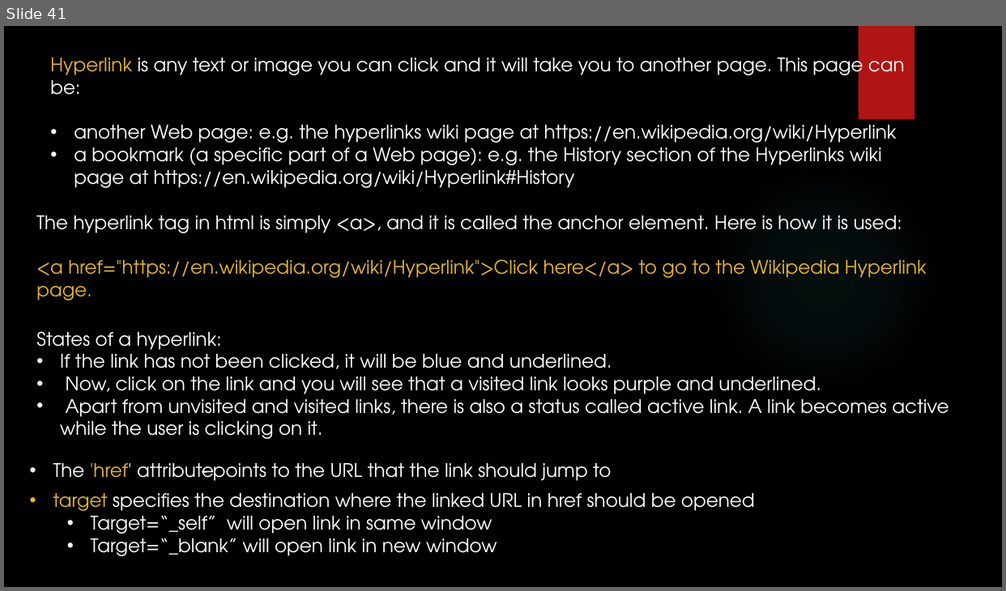
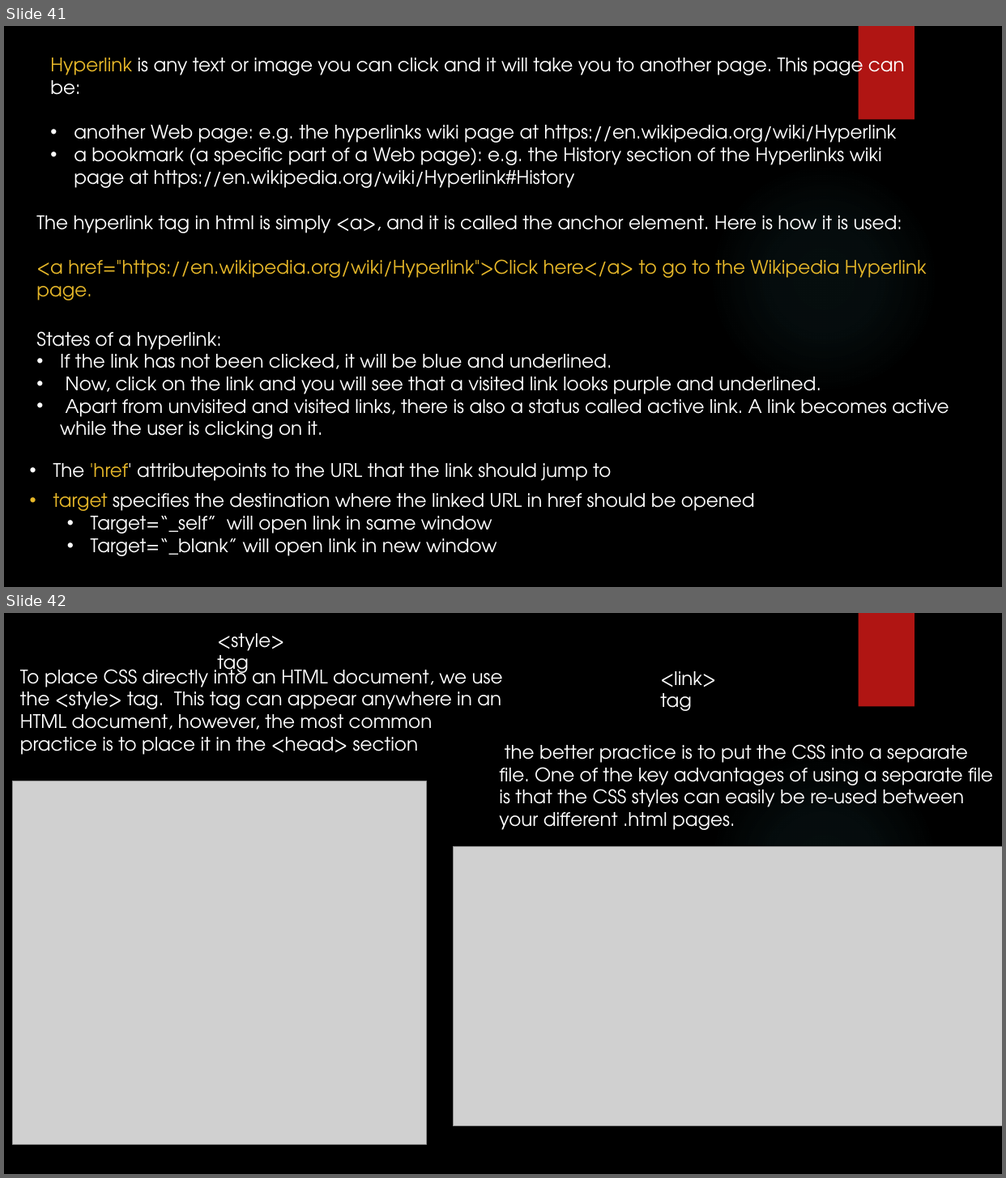
Before and after one commit to yogeshwar1996/HTML5CSS, a slide deck: Fundamentals of HTML and CSS.pptx. Shown one above the other, each under a label of ours: slide 41 before the commit, slides 41 and 42 after it. The pictures are 1006x591 and 1006x1178 pixels, drawn with LibreOffice and Linux fonts; fonts in the diff are those of the drawing; grey boxes stand for pictures; background and template pictures are left out. Boxes give left, top, right and bottom in pixels: in the first picture for what was removed or moved away, otherwise in the second. Text is boxed around its words. In the diff, an @@ line names an element or a change of style, - is before the commit and + after.

Commit message:
Link and style tag for css

```diff
--- a/Fundamentals of HTML and CSS.pptx
+++ b/Fundamentals of HTML and CSS.pptx
@@ slide 42 added at (4, 613, 1002, 1174), background picture (left out); not listed: 2 template elements that a slide beside it also shows @@
@@ text added at (217, 633, 284, 679), 18 pt, text #FFFFFF @@
+<style> tag
@@ text added at (20, 664, 503, 755), 18 pt, text #FFFFFF @@
+To place CSS directly into an HTML document, we use the <style> tag. This tag can appear anywhere in an HTML document, however, the most common practice is to place it in the <head> section
@@ text added at (660, 671, 716, 711), 18 pt, text #FFFFFF @@
+<link> tag
@@ text added at (499, 744, 993, 830), 18 pt, text #FFFFFF @@
+the better practice is to put the CSS into a separate file. One of the key advantages of using a separate file is that the CSS styles can easily be re-used between your different .html pages.
@@ picture added at (13, 781, 427, 1144) @@
@@ picture added at (454, 846, 1002, 1127) @@
```
